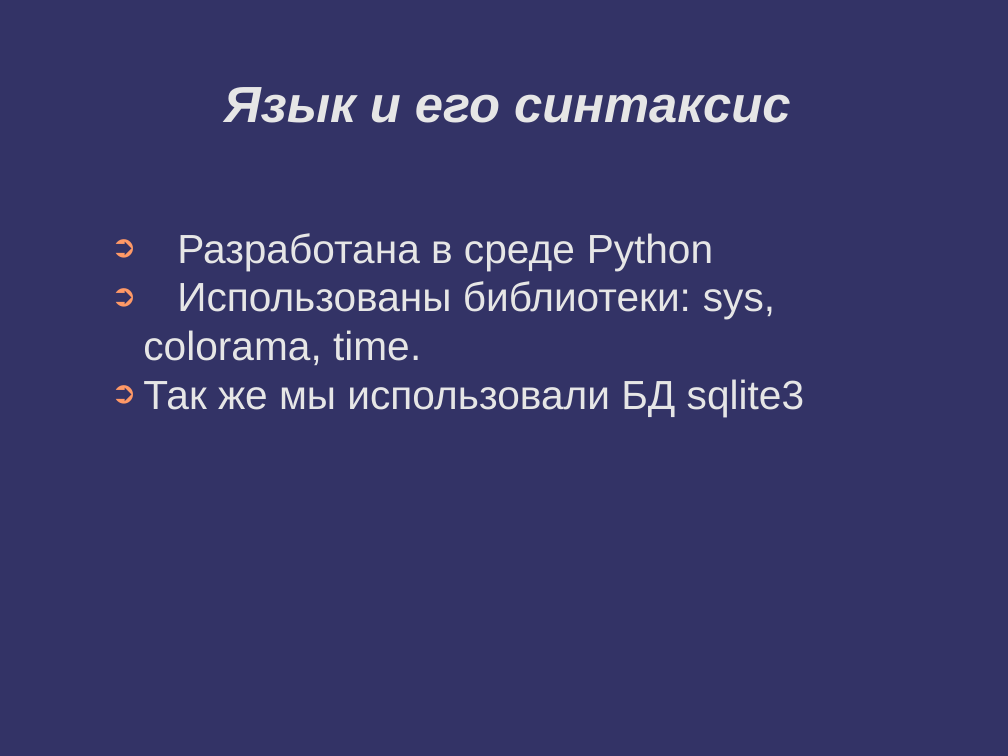
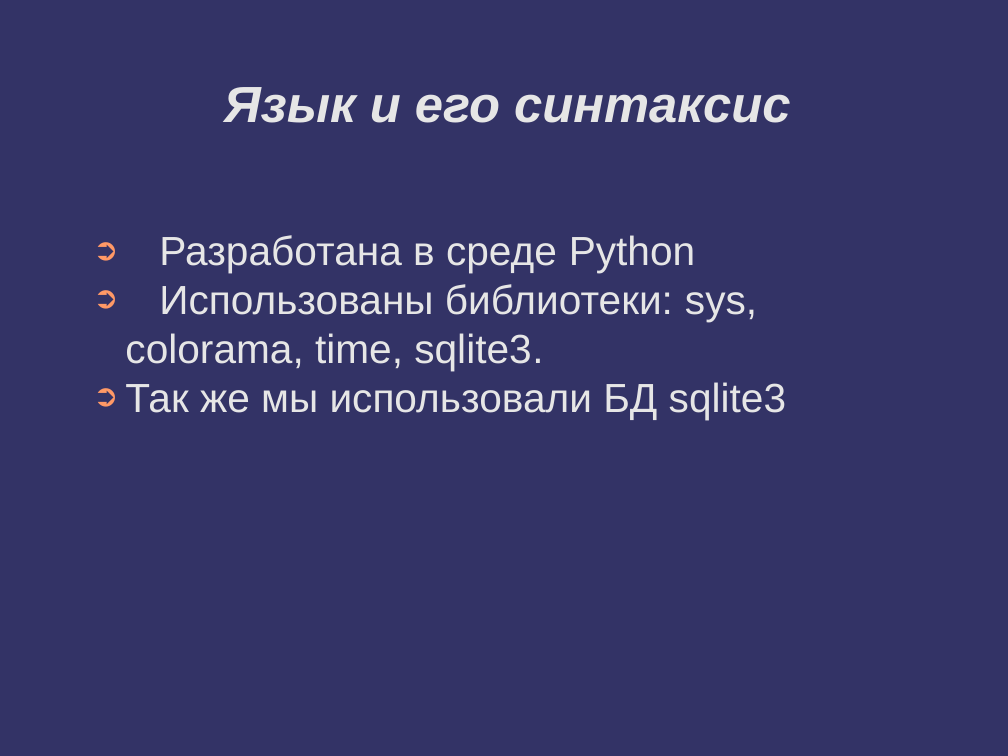
Before and after one commit to Aziev-Majid-Yaragievich/1XS, a slide deck: slide 5 of Презентация.odp. Drawn at 1008x756 pixels with LibreOffice and Linux fonts; fonts in the diff are those of the drawing; background and template pictures are left out. Boxes give left, top, right and bottom in pixels: in the first picture for what was removed or moved away, otherwise in the second. Text is boxed around its words. In the diff, an @@ line names an element or a change of style, - is before the commit and + after.

```diff
--- a/Презентация.odp
+++ b/Презентация.odp
@@ text "Разработана в среде Python" moved from (x1=143, y1=233, x2=804, y2=417) to (x1=125, y1=235, x2=786, y2=419) @@
@@ text at (x1=125, y1=284, x2=757, y2=371): text changed @@
-➲ Использованы библиотеки: sys, colorama, time.
+➲ Использованы библиотеки: sys, colorama, time, sqlite3.
```
Also in this commit, not shown: 2 other files.
